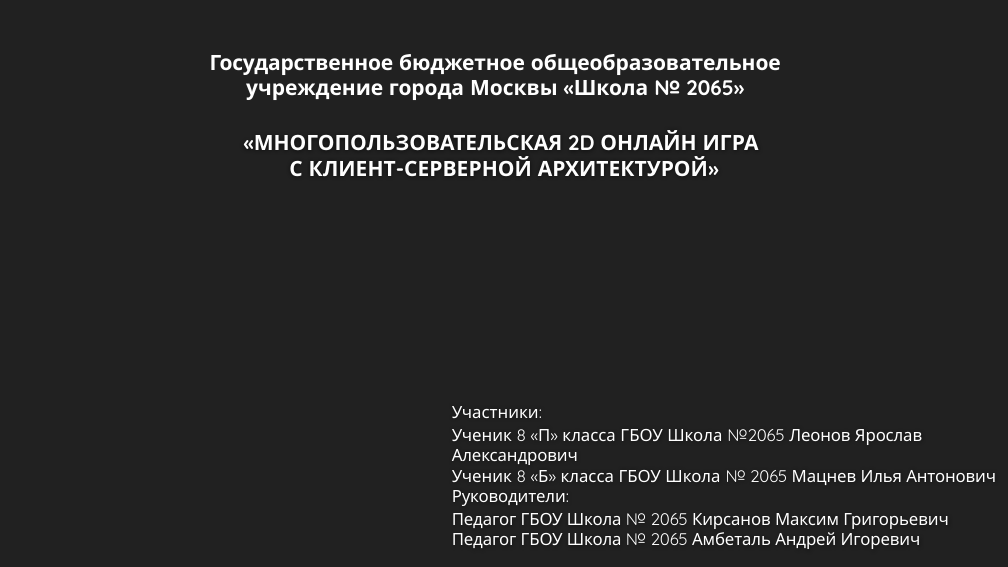
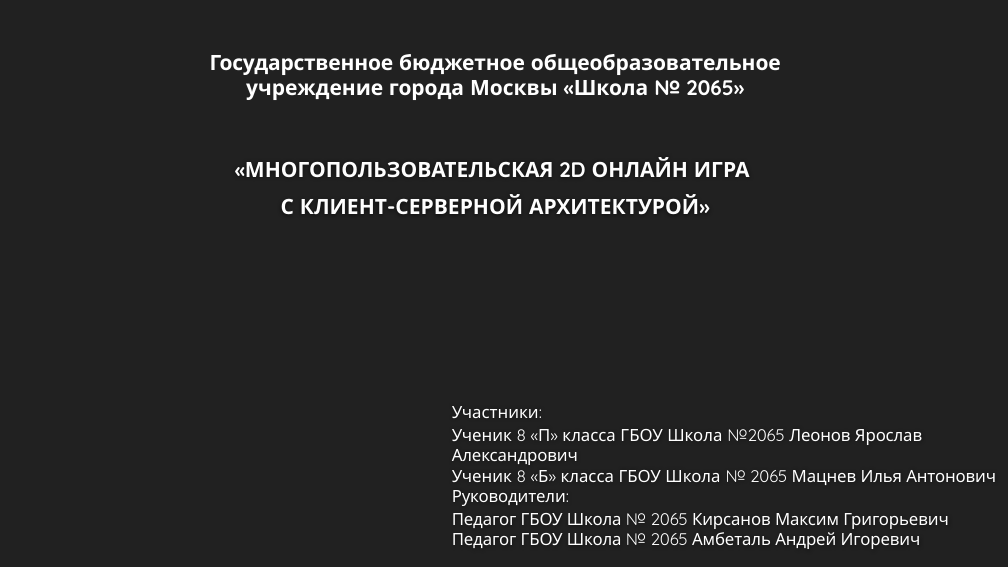
Before and after one commit to leagueofadventures/origin, a slide deck: slide 1 of Документация/origin.pptx. Drawn at 1008x567 pixels with LibreOffice and Linux fonts; fonts in the diff are those of the drawing; background and template pictures are left out. Boxes give left, top, right and bottom in pixels: in the first picture for what was removed or moved away, otherwise in the second. Text is boxed around its words. In the diff, an @@ line names an element or a change of style, - is before the commit and + after.

```diff
--- a/Документация/origin.pptx
+++ b/Документация/origin.pptx
@@ title "«МНОГОПОЛЬЗОВАТЕЛЬСКАЯ 2D ОНЛАЙН ИГРА С ...": place and size @@
-title "«МНОГОПОЛЬЗОВАТЕЛЬСКАЯ 2D ОНЛАЙН ИГРА С ..." at box(254, 130, 759, 176)
+title "«МНОГОПОЛЬЗОВАТЕЛЬСКАЯ 2D ОНЛАЙН ИГРА С ..." at box(245, 157, 750, 214)
@@ title "«МНОГОПОЛЬЗОВАТЕЛЬСКАЯ 2D ОНЛАЙН ИГРА С ..." at box(245, 157, 750, 214): line spacing 1 to 1.5 @@
```
Also in this commit, not shown: 1 other slide changed, 1 slide added, 1 other file.
